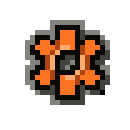
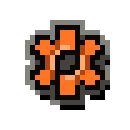
Layers edited between the first and the second 130 x 130 image:
painted on "New #1" over [35, 30, 110, 110]
